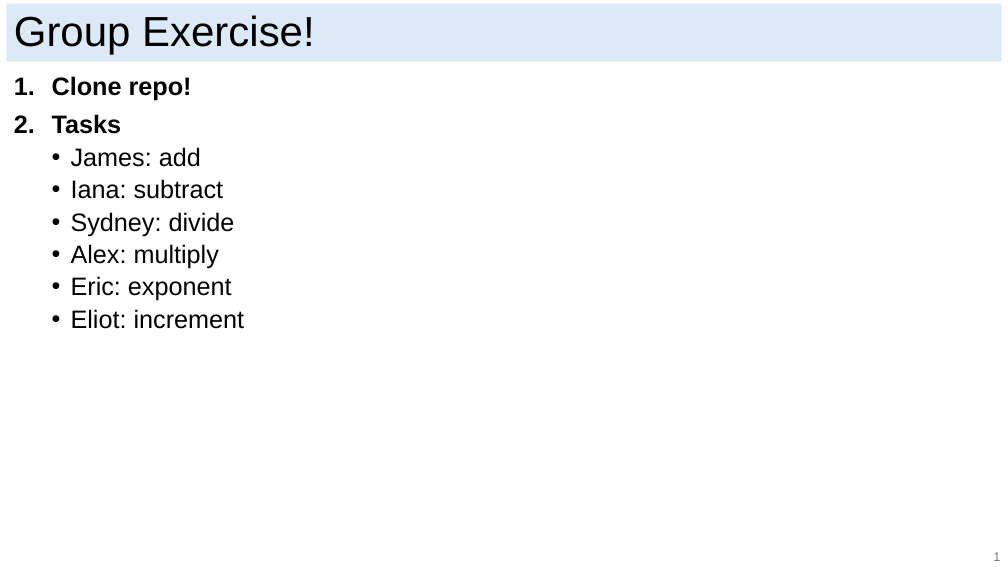
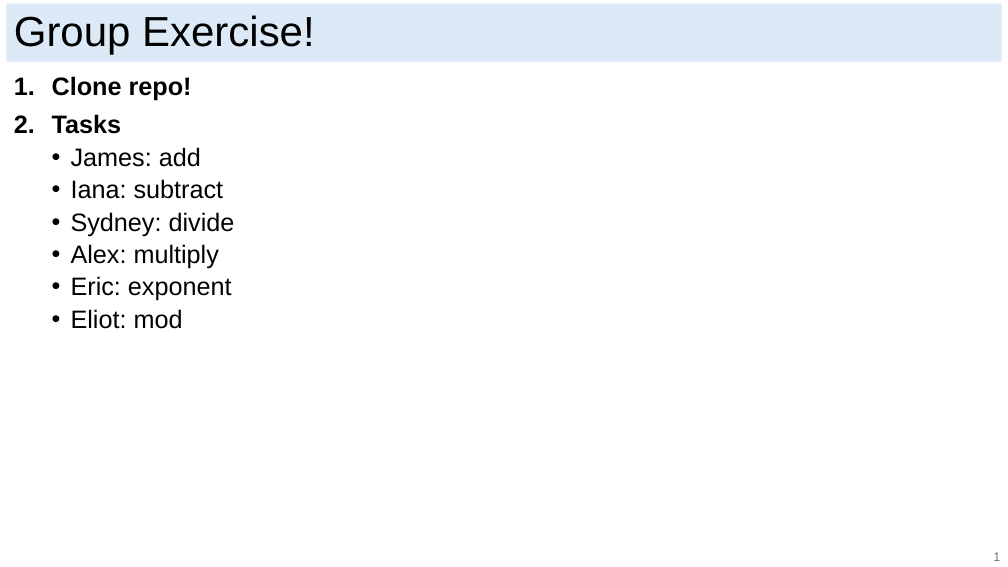
Before and after one commit to ericjmei/git_python_workshop, a slide deck: slide 8 of slides/git_slides.pptx. Drawn at 1008x567 pixels with LibreOffice and Linux fonts; fonts in the diff are those of the drawing. Boxes give left, top, right and bottom in pixels: in the first picture for what was removed or moved away, otherwise in the second. Text is boxed around its words. In the diff, an @@ line names an element or a change of style, - is before the commit and + after.

```diff
--- a/slides/git_slides.pptx
+++ b/slides/git_slides.pptx
@@ text at [71,309,183,329]: text changed @@
-  • Eliot: increment
+  • Eliot: mod
```
Also in this commit, not shown: 1 other file.
